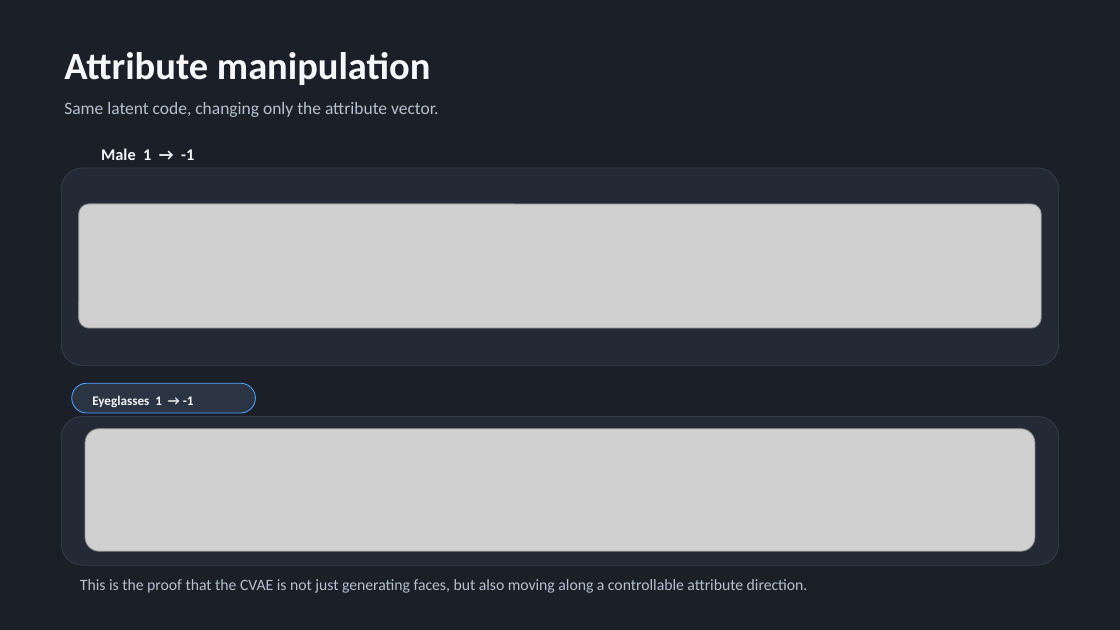
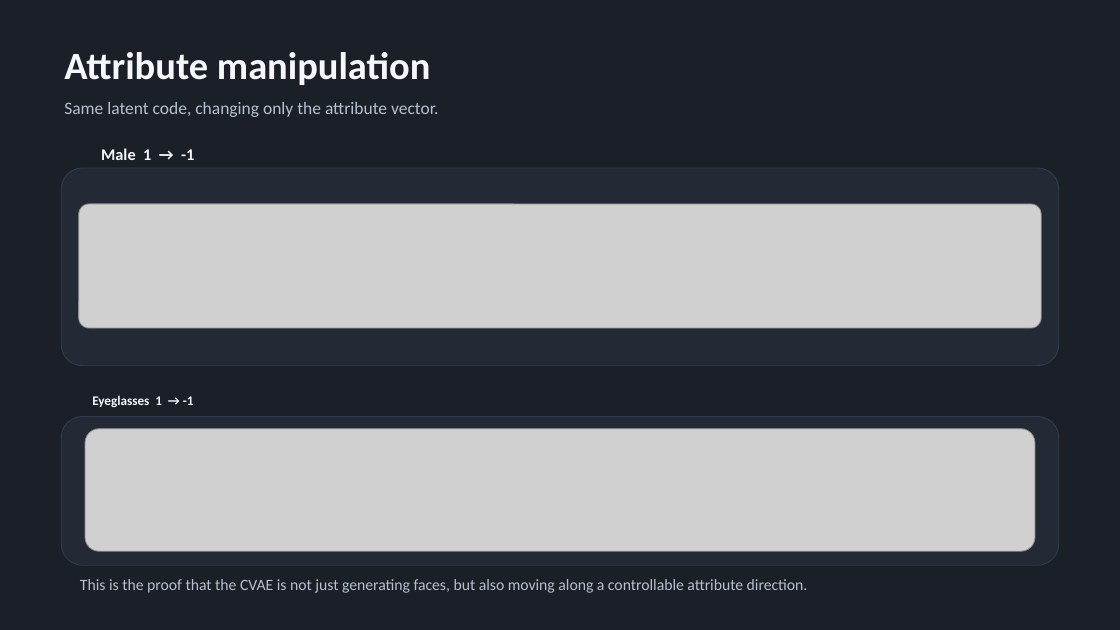
Before and after one commit to Waszka20/DL-Conditional-Face-Generation, a slide deck: slide 7 of presentation.pptx. Drawn at 1120x630 pixels with LibreOffice and Linux fonts; fonts in the diff are those of the drawing; grey boxes stand for pictures. Boxes give left, top, right and bottom in pixels: in the first picture for what was removed or moved away, otherwise in the second. Text is boxed around its words. In the diff, an @@ line names an element or a change of style, - is before the commit and + after.

```diff
--- a/presentation.pptx
+++ b/presentation.pptx
@@ rounded rectangle removed at (x1=71, y1=383, x2=255, y2=413) @@
```
Also in this commit, not shown: 4 other slides changed, 2 slides added, 2 slides removed, 1 other file.
